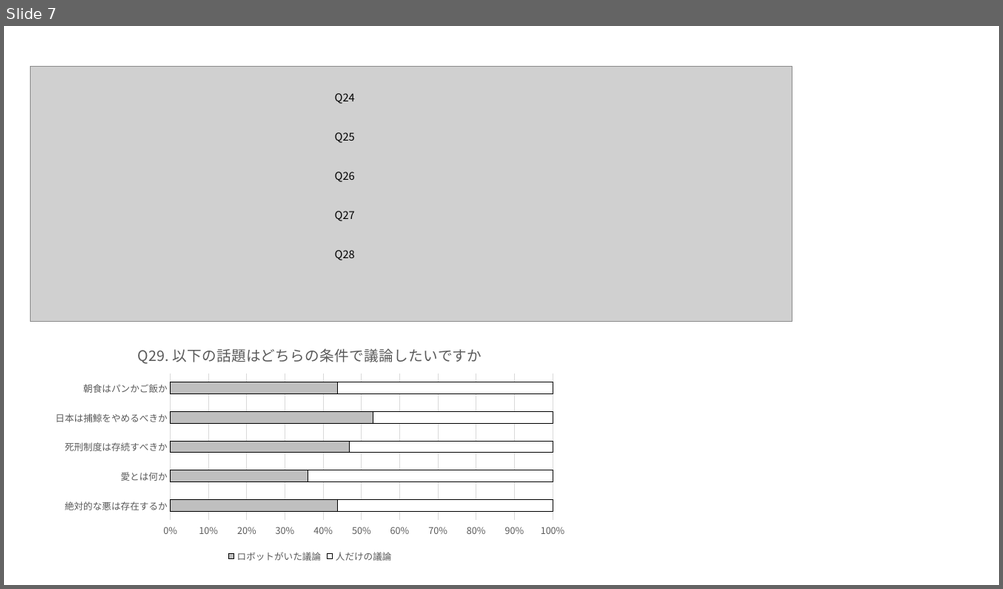
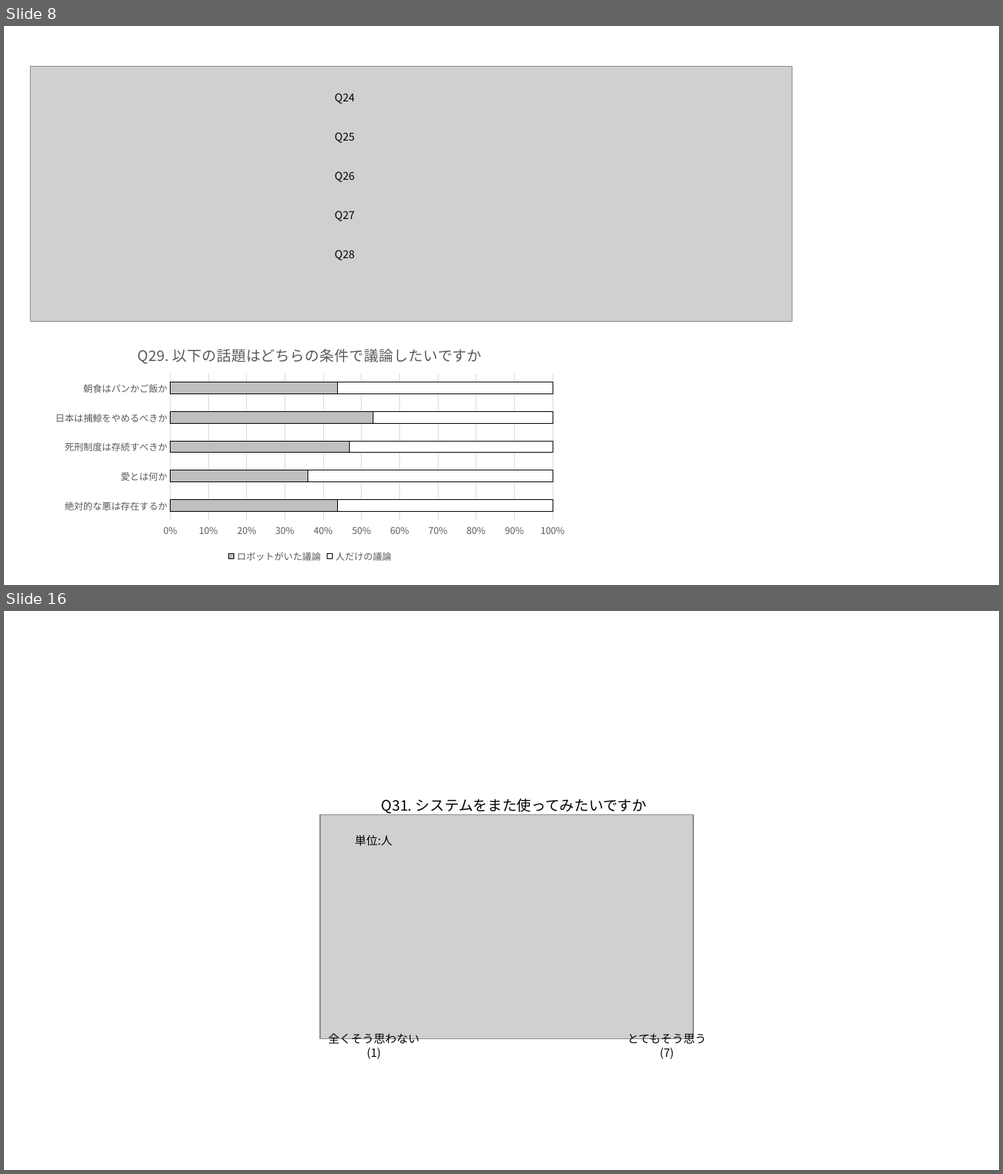
Before and after one commit to anchor200/2020_B_thesis, a slide deck: 図.pptx. Shown one above the other, each under a label of ours: slide 7 before the commit, slides 8 and 16 after it; the slides between them are not shown. The pictures are 1003x589 and 1003x1174 pixels, drawn with LibreOffice and Linux fonts; fonts in the diff are those of the drawing; grey boxes stand for pictures. Boxes give left, top, right and bottom in pixels: in the first picture for what was removed or moved away, otherwise in the second. Text is boxed around its words. In the diff, an @@ line names an element or a change of style, - is before the commit and + after.

```diff
--- a/図.pptx
+++ b/図.pptx
@@ slide 16 added at (x1=4, y1=611, x2=999, y2=1170), background #FFFFFF @@
@@ text added at (x1=381, y1=798, x2=646, y2=814), 14 pt, text #000000 @@
+Q31. システムをまた使ってみたいですか
@@ picture added at (x1=320, y1=815, x2=694, y2=1039) @@
@@ text added at (x1=355, y1=835, x2=392, y2=846), 11 pt, text #000000 @@
+単位:人
@@ text added at (x1=627, y1=1032, x2=706, y2=1059), 11 pt, text #000000 @@
+とてもそう思う
+(7)
@@ text added at (x1=328, y1=1034, x2=419, y2=1059), 11 pt, text #000000 @@
+全くそう思わない
+(1)
@@ what was slide 7 is now slide 8 @@
```
Also in this commit, not shown: 1 slide changed, 8 other slides added, 25 other files.
